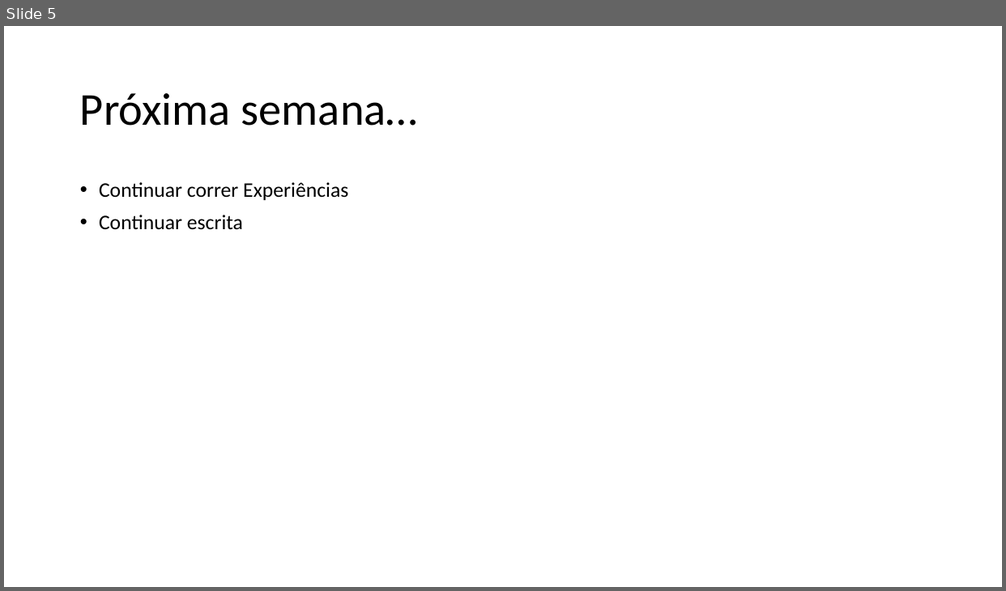
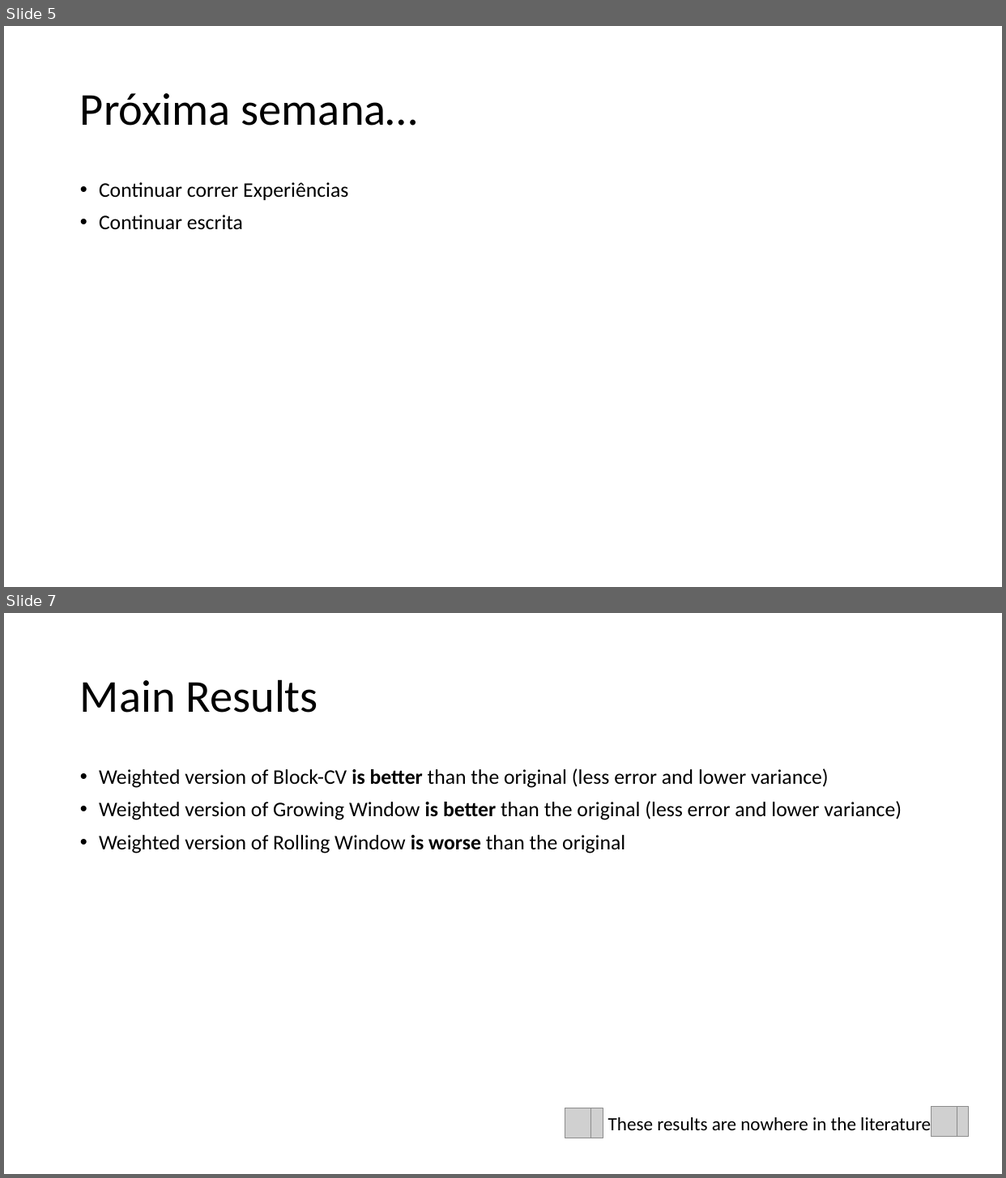
Before and after one commit to MiguelLoureiro98/timecave, a slide deck: papers/.ppt/TimeSeriesCV_26072024.pptx. Shown one above the other, each under a label of ours: slide 5 before the commit, slides 5 and 7 after it; the slides between them are not shown. The pictures are 1006x591 and 1006x1178 pixels, drawn with LibreOffice and Linux fonts; fonts in the diff are those of the drawing; grey boxes stand for pictures. Boxes give left, top, right and bottom in pixels: in the first picture for what was removed or moved away, otherwise in the second. Text is boxed around its words. In the diff, an @@ line names an element or a change of style, - is before the commit and + after.

```diff
--- a/papers/.ppt/TimeSeriesCV_26072024.pptx
+++ b/papers/.ppt/TimeSeriesCV_26072024.pptx
@@ slide 7 added at [4,613,1002,1174], background #FFFFFF @@
@@ title added at [80,679,318,713], 44 pt, text #000000 @@
+Main Results
@@ text added at [99,769,901,854], 20 pt, text #000000 @@
+• Weighted version of Block-CV is better than the original (less error and lower variance)
+• Weighted version of Growing Window is better than the original (less error and lower variance)
+• Weighted version of Rolling Window is worse than the original
@@ picture added at [565,1109,591,1139] @@
@@ picture added at [577,1109,603,1139] @@
@@ text added at [608,1118,931,1131], 18 pt, text #000000 @@
+These results are nowhere in the literature
@@ picture added at [931,1107,957,1137] @@
@@ picture added at [944,1107,969,1137] @@
```
Also in this commit, not shown: 2 slides changed, 6 other slides added, 5 other files.
